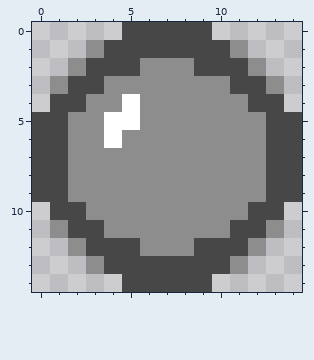
Pixel-art sprite, stored at Assets/Textures/Balls/Default/Ball_Default.png. Above: the version before the commit.
The file is 15x15 pixels.
After:
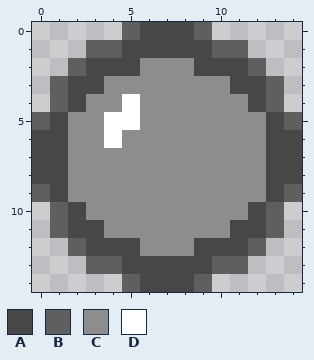
Palette (. is transparent): A #474747  B #5f5f5f  C #8d8d8d  D #ffffff
Edits made:
@@ x 0..14 @@
- 0 .....AAAAA.....
- 1 ...CAAAAAAAC...
- 2 ..CAAACCCAAAC..
- 3 .CAACCCCCCCAAC.
- 4 .AACCDCCCCCCAA.
- 5 AACCDDCCCCCCCAA
+ 0 .....BAAAB.....
+ 1 ...BBAAAAABB...
+ 2 ..BAAACCCAAAB..
+ 3 .BAACCCCCCCAAB.
+ 4 .BACCDCCCCCCAB.
+ 5 BACCDDCCCCCCCAB
  6 AACCDCCCCCCCCAA
@@ x 0..14 @@
  8 AACCCCCCCCCCCAA
- 9 AACCCCCCCCCCCAA
-10 .AACCCCCCCCCAA.
-11 .CAACCCCCCCAAC.
-12 ..CAAACCCAAAC..
-13 ...CAAAAAAAC...
-14 .....AAAAA.....
+ 9 BACCCCCCCCCCCAB
+10 .BACCCCCCCCCAB.
+11 .BAACCCCCCCAAB.
+12 ..BAAACCCAAAB..
+13 ...BBAAAAABB...
+14 .....BAAAB.....
Pixel boxes of the changes (left, top, right, bottom) in both pictures:
changed: (32, 22, 140, 130)
changed: (194, 22, 302, 130)
changed: (32, 184, 140, 292)
changed: (194, 184, 302, 292)
